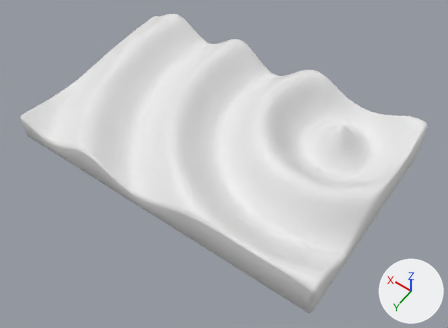
Renders of the Blender file mum-keyring.blend from each side of a commit.
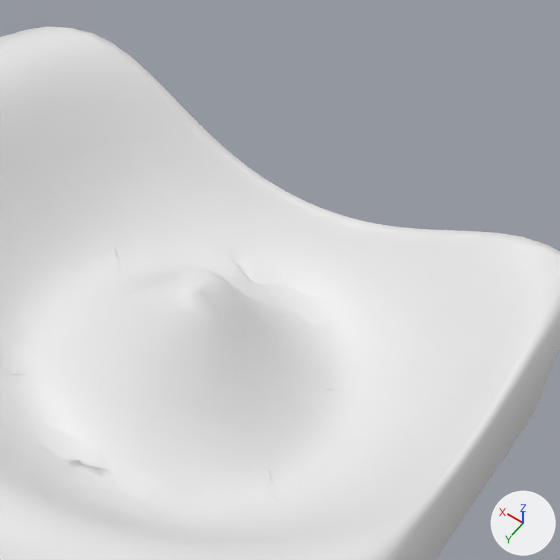
There are two pictures of each version: one whole from a 50 mm lens placed at (-2.281, 3.109, 4.47), pointed at (-0.187, 0.178, -0.136), one close up on the part from 66% to 94% of the width and 19% to 58% of the height. The lights are fixed; the arrows at lower right show +X, +Y and +Z.
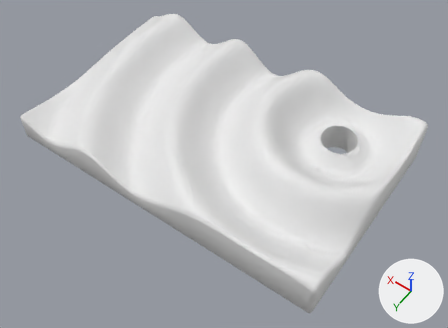
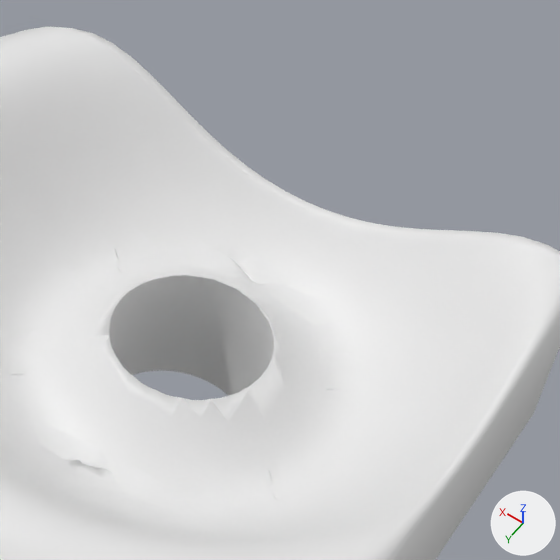
Changed parts and their boxes (x1, y1, x2, y2) in the close-ups (560 x 560 px):
part 1 of me_plane, built on: before (86, 268, 287, 424); after (86, 275, 294, 424)

The change in detail:
me_plane is used by ob_plane; location (0.0, 0.0, 0.0).
me_plane had 9918 vertices, 9924 faces and spanned x -1.62..1.62, y -1.0..1.0, z -0.19..0.31.
me_plane now has 10108 vertices, 9950 faces and spans x -1.62..1.62, y -1.0..1.0, z -0.19..0.31.
me_plane part 1: 4 vertices moved from x -0.96..-0.86, y -0.66..-0.34, z -0.19..0.16 to x -0.96..-0.83, y -0.66..-0.34, z -0.19..0.13; 126 vertices removed from x -1.16..-0.86, y -0.66..-0.34, z -0.19..0.3; 316 vertices added at x -1.17..-0.83, y -0.67..-0.33, z -0.19..0.13.
